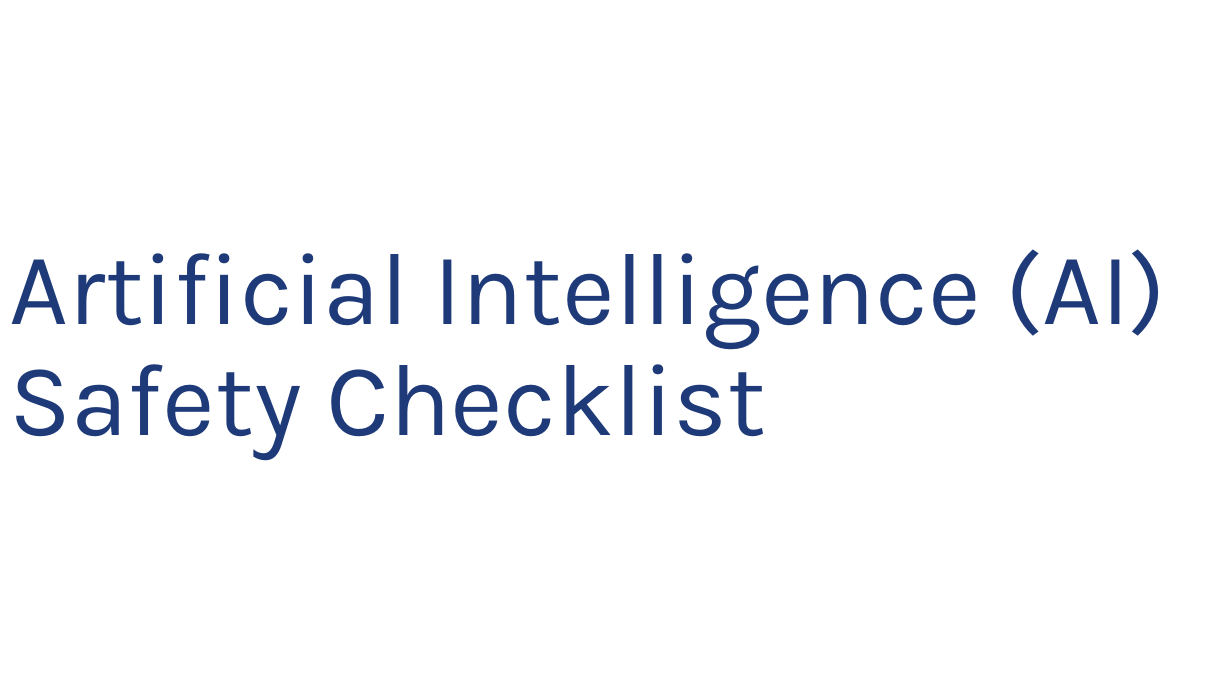
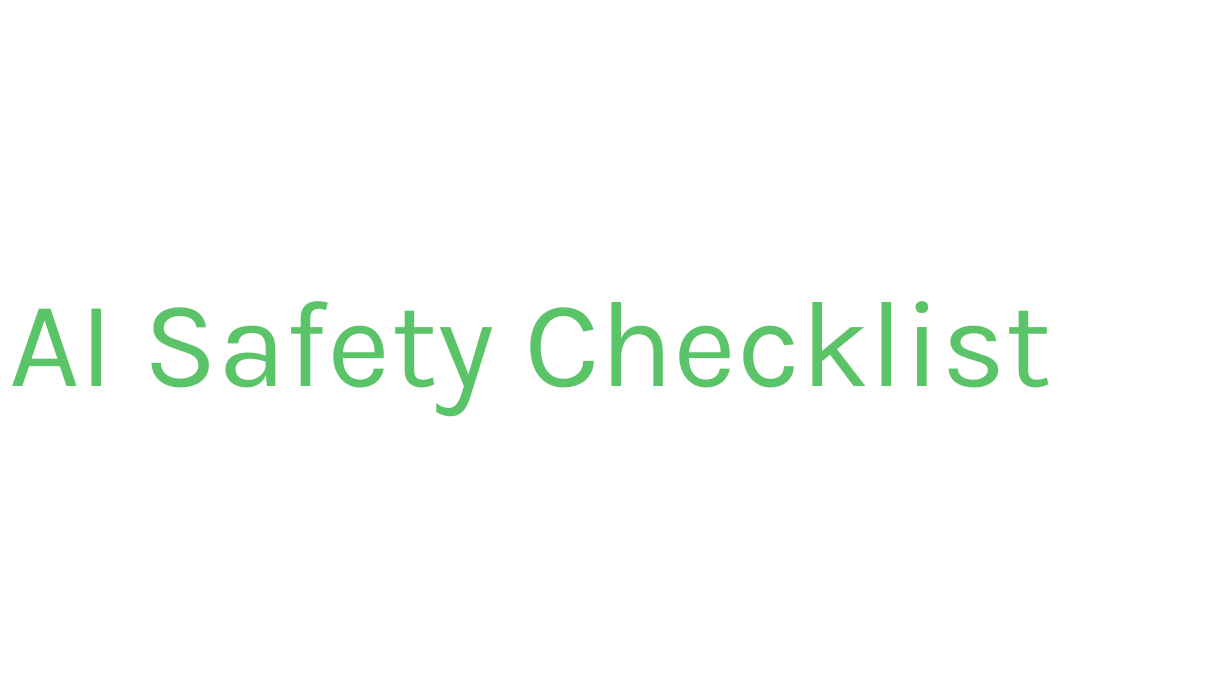
Before and after one commit to FAIRERdata/FAIRER-Aware-AI-SAFETY-Assessment, a slide deck: slide 7 of images/logos/FAIRER-Aware Font.pptx. Drawn at 1232x693 pixels with LibreOffice and Linux fonts; fonts in the diff are those of the drawing. Boxes give left, top, right and bottom in pixels: in the first picture for what was removed or moved away, otherwise in the second. Text is boxed around its words. In the diff, an @@ line names an element or a change of style, - is before the commit and + after.

```diff
--- a/images/logos/FAIRER-Aware Font.pptx
+++ b/images/logos/FAIRER-Aware Font.pptx
@@ text at <box>9,301,1052,415</box>: text changed; size 80 to 96 pt; text colour #1E3A79 to #5CC468 @@
-Artificial Intelligence (AI) Safety Checklist
+AI Safety Checklist
```
Also in this commit, not shown: 1 slide added, 2 other files.
